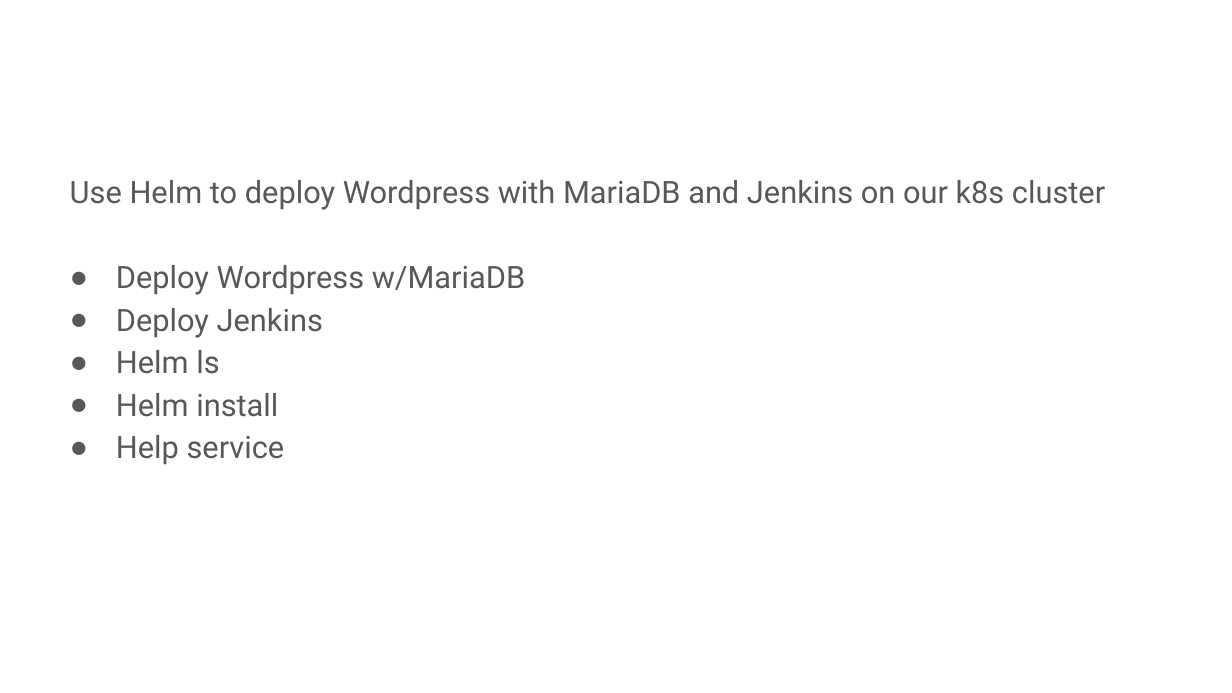
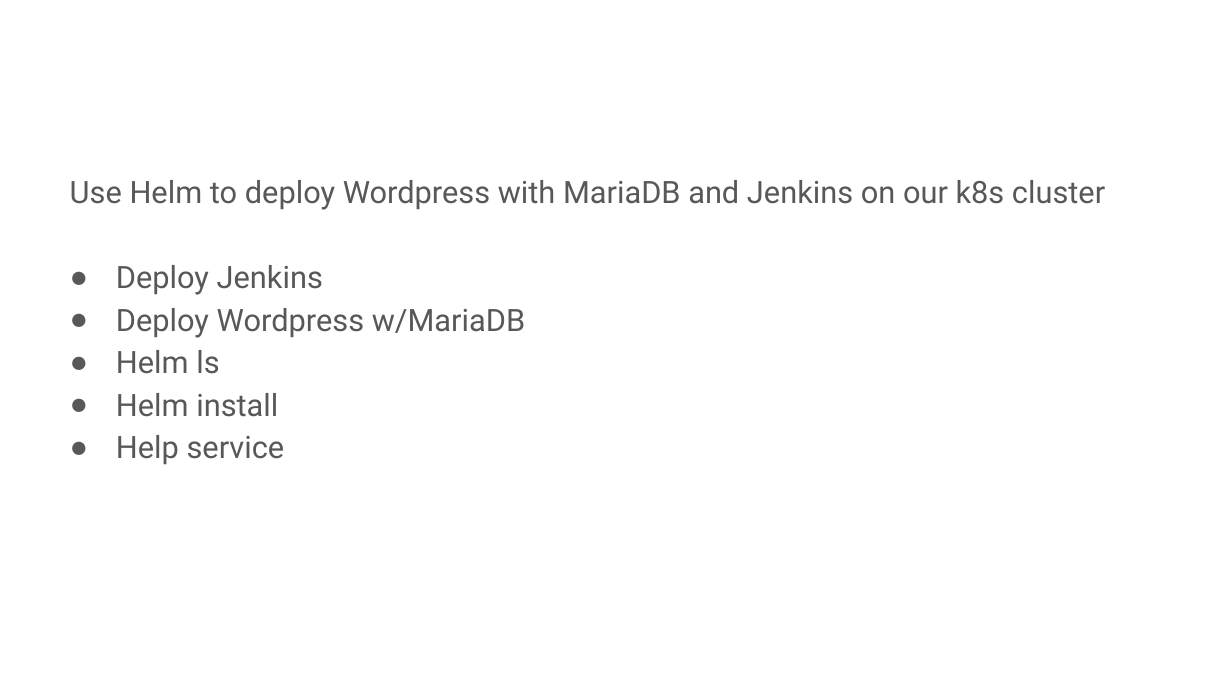
Before and after one commit to AutomatedIT/presentations, a slide deck: slide 17 of KubernetesMinikubeHelm_1.pptx. Drawn at 1232x693 pixels with LibreOffice and Linux fonts; fonts in the diff are those of the drawing; background and template pictures are left out. Boxes give left, top, right and bottom in pixels: in the first picture for what was removed or moved away, otherwise in the second. Text is boxed around its words. In the diff, an @@ line names an element or a change of style, - is before the commit and + after.

```diff
--- a/KubernetesMinikubeHelm_1.pptx
+++ b/KubernetesMinikubeHelm_1.pptx
@@ text at box(116, 265, 323, 295): paragraph added @@
+● Deploy Jenkins
@@ text at box(116, 308, 323, 338): paragraph removed @@
-● Deploy Jenkins
```
Also in this commit, not shown: 7 other slides changed, 1 slide added, 1 slide removed, 1 other file.
